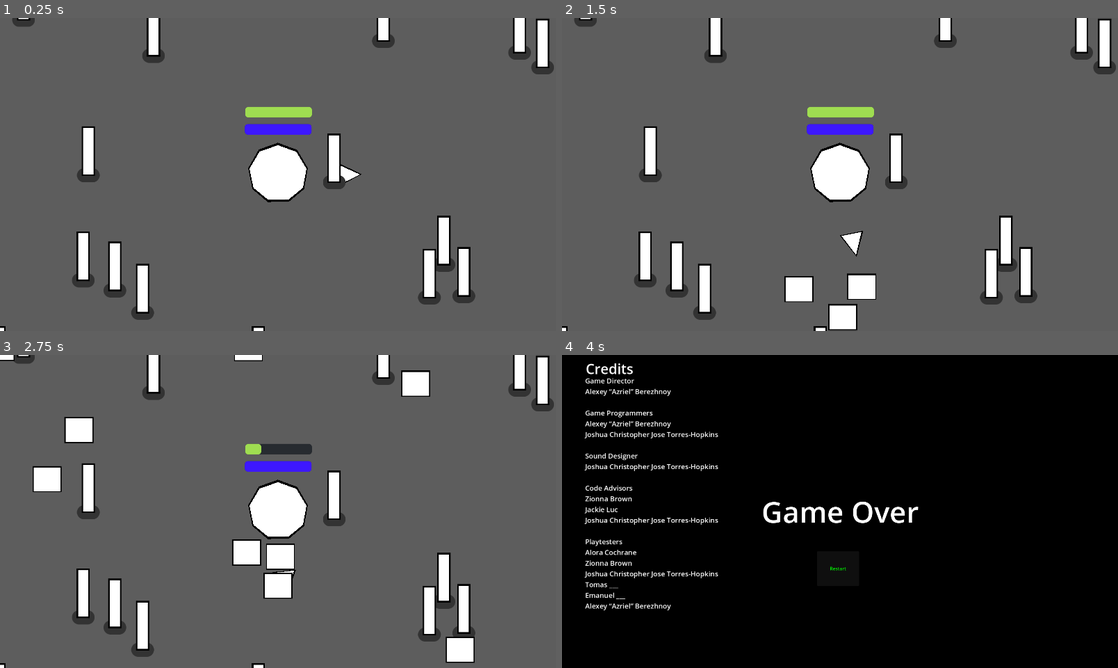
Above: before the commit, frames 1-4 (two rows, left to right).
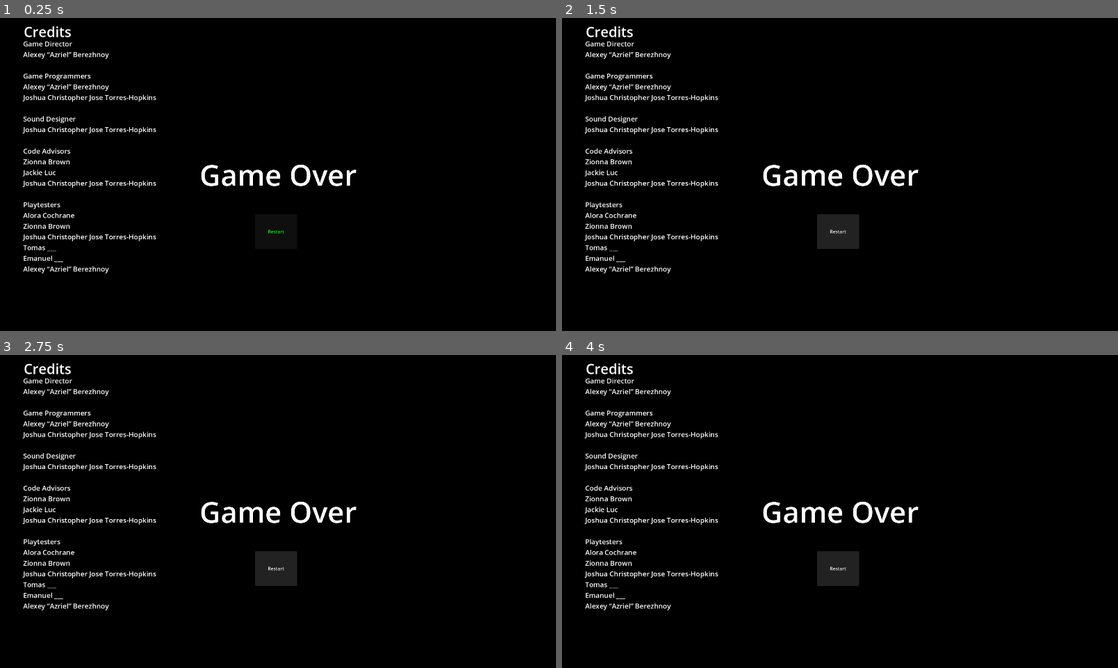
Above: after the commit, the same moments.

Repository: Alyosha-ctrl/foolJam2025
Game: Godot game, scene res://tower_survival.tscn
Two runs of this game, one before a commit and one after it. Both use one fixed random seed, a clock stepped at 60 frames per second and the inputs below.
Inputs (mouse positions are in pixels of both pictures, inside the frame that each line leads up to):
- Up to frame 1 (0.25 s): no input
- Up to frame 2 (1.5 s): click (840, 230) at 0.5 s, where only the run after the commit has a clickable "Restart"; click (840, 230) at 1.25 s, where only the run after the commit has a clickable "Restart"
- Up to frame 3 (2.75 s): click (278, 567) at 2 s, where only the run after the commit has a clickable "Restart"
- Up to frame 4 (4 s): hold D (move_right) 2.78-3.53 s; tap Enter at 3.5 s; hold S (move_down) from 3.53 s (still down)

The runs differ from the first frame. In frame 1, 98% of the frame differs, in the area x 0-100%, y 0-100%; in frame 2, 98%; in frame 3, 98%; in frame 4, less than 0.1%.

Commit message:
Slight change to credits by making the title of credits the parent node of the text, and naming it credits

Diff:
--- a/tower_survival.tscn
+++ b/tower_survival.tscn
@@ -99,7 +99,6 @@
 
 [node name="game_over_screen" type="CanvasLayer" parent="."]
 unique_name_in_owner = true
-visible = false
 
 [node name="ColorRect" type="ColorRect" parent="game_over_screen"]
 anchors_preset = 15
@@ -125,33 +124,33 @@
 theme_override_font_sizes/font_size = 100
 text = "Game Over"
 
-[node name="Label2" type="Label" parent="game_over_screen/ColorRect"]
+[node name="credits" type="Label" parent="game_over_screen/ColorRect"]
+layout_mode = 1
+anchors_preset = -1
+anchor_left = 0.184
+anchor_top = 0.076
+anchor_right = 0.184
+anchor_bottom = 0.076
+offset_left = -271.28
+offset_top = -68.08
+offset_right = 271.72
+offset_bottom = 68.92
+grow_horizontal = 2
+grow_vertical = 2
+theme_override_font_sizes/font_size = 48
+text = "Credits"
+
+[node name="Label3" type="Label" parent="game_over_screen/ColorRect/credits"]
 layout_mode = 1
 anchors_preset = 8
 anchor_left = 0.5
 anchor_top = 0.5
 anchor_right = 0.5
 anchor_bottom = 0.5
-offset_left = -878.0
-offset_top = -526.0
-offset_right = -335.0
-offset_bottom = -389.0
-grow_horizontal = 2
-grow_vertical = 2
-theme_override_font_sizes/font_size = 48
-text = "Credits"
-
-[node name="Label3" type="Label" parent="game_over_screen/ColorRect"]
-layout_mode = 1
-anchors_preset = 8
-anchor_left = 0.5
-anchor_top = 0.5
-anchor_right = 0.5
-anchor_bottom = 0.5
-offset_left = -880.0
-offset_top = -468.0
-offset_right = -315.0
-offset_bottom = 409.0
+offset_left = -273.5
+offset_top = -10.5
+offset_right = 291.5
+offset_bottom = 866.5
 grow_horizontal = 2
 grow_vertical = 2
 theme_override_font_sizes/font_size = 24
